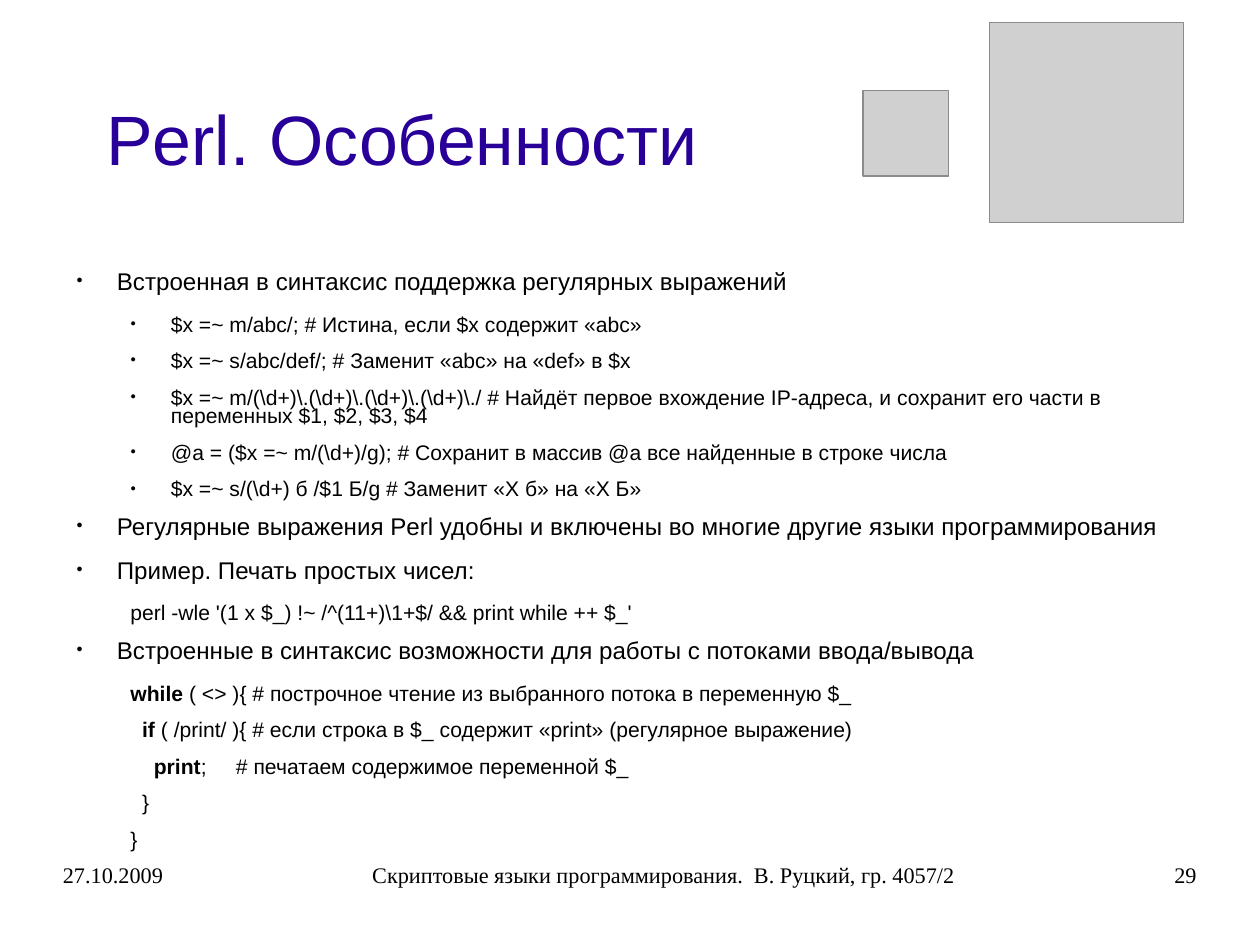
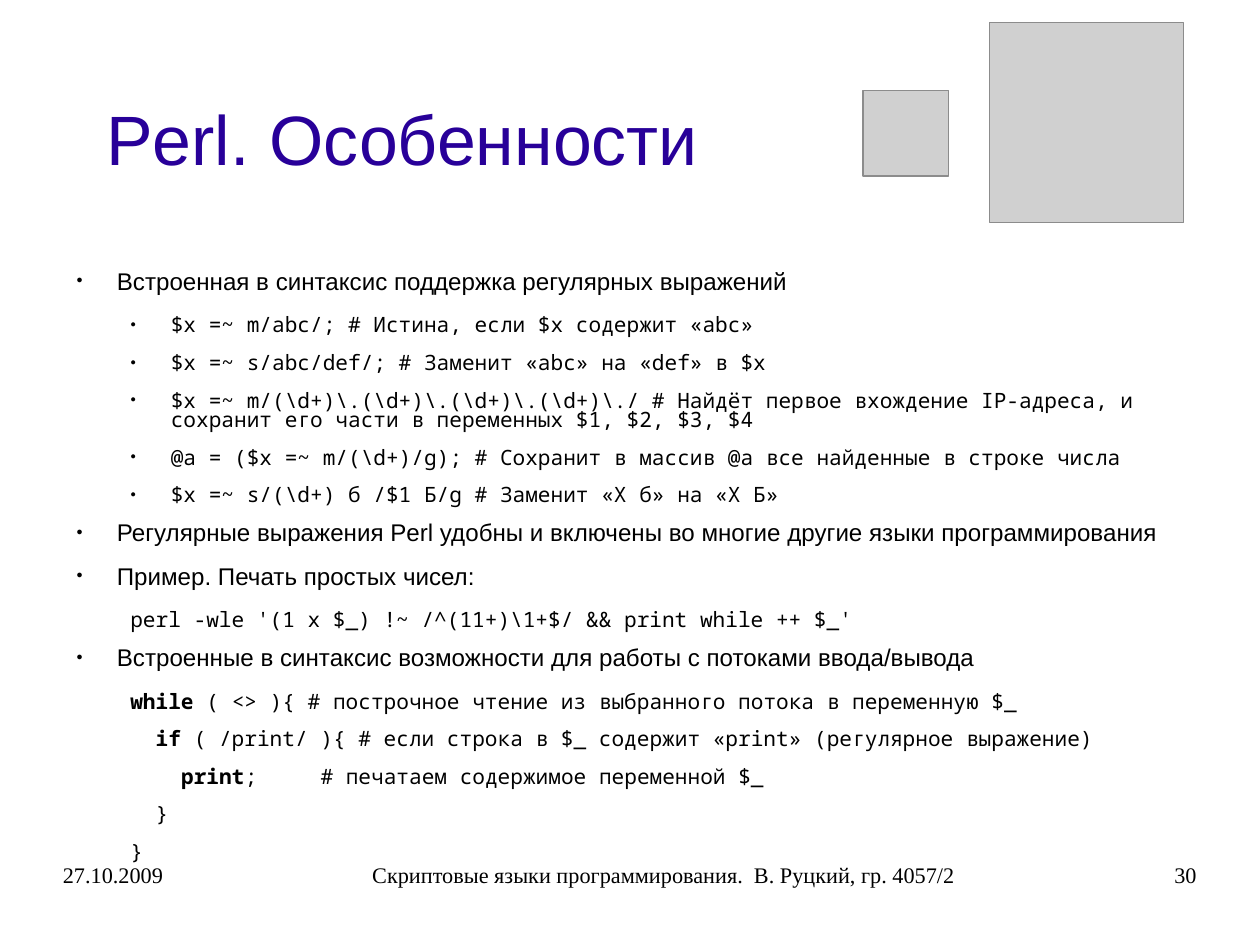
Before and after one commit to rutsky/semester07, a slide deck: slide 30 of Operation_systems/scripting_languages/40572_Rutsky_Scripting_languages.ppt (slide 29 before the commit). Drawn at 1260x945 pixels with LibreOffice and Linux fonts; fonts in the diff are those of the drawing; grey boxes stand for pictures. Boxes give left, top, right and bottom in pixels: in the first picture for what was removed or moved away, otherwise in the second. Text is boxed around its words. In the diff, an @@ line names an element or a change of style, - is before the commit and + after.

```diff
--- a/Operation_systems/scripting_languages/40572_Rutsky_Scripting_languages.ppt
+++ b/Operation_systems/scripting_languages/40572_Rutsky_Scripting_languages.ppt
@@ text at (130, 316, 1133, 789): font Arial to Noto Sans Mono in "$x =~ m/abc/; # Истина, если $x ...", "$x =~ s/abc/def/; # Заменит «abc» на ...", "$x =~ m/(\d+)\.(\d+)\.(\d+)\.(\d+)\./ # Найдёт первое вхожде ...", "@a = ($x =~ m/(\d+)/g); # Сохранит ..." and 7 more places; line spacing 0.73 to 0.77 @@
@@ page number at (1174, 868, 1196, 884): text changed @@
-29
+30
```
Also in this commit, not shown: 21 other slides changed, 8 slides added, 5 slides removed, 1 other file.
